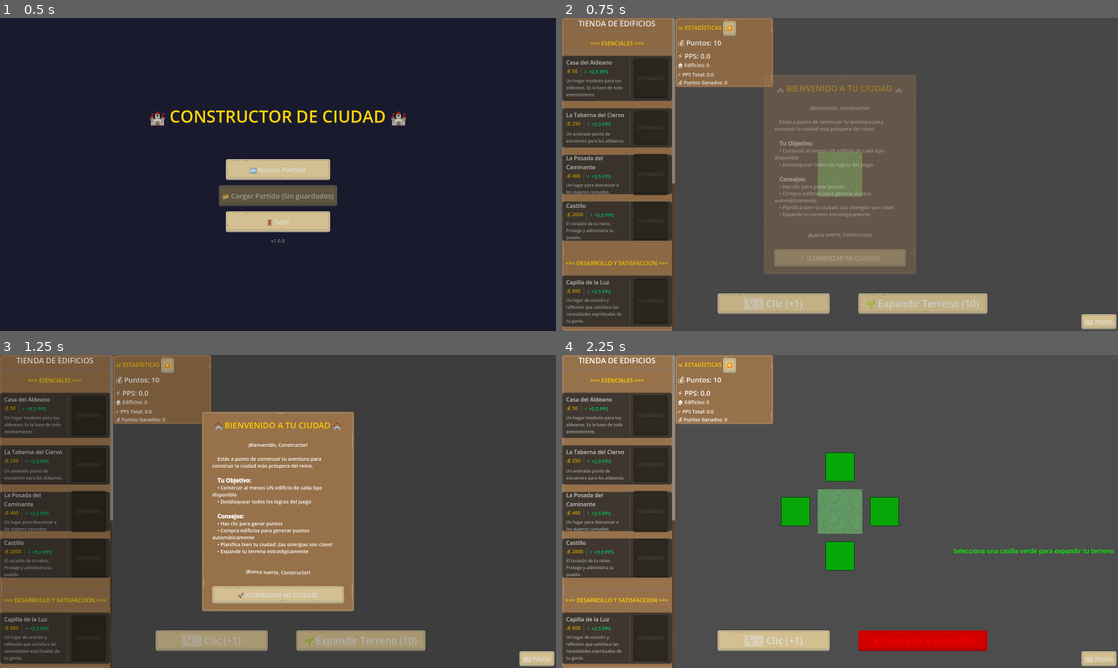
Above: before the commit, frames 1-4 (two rows, left to right).
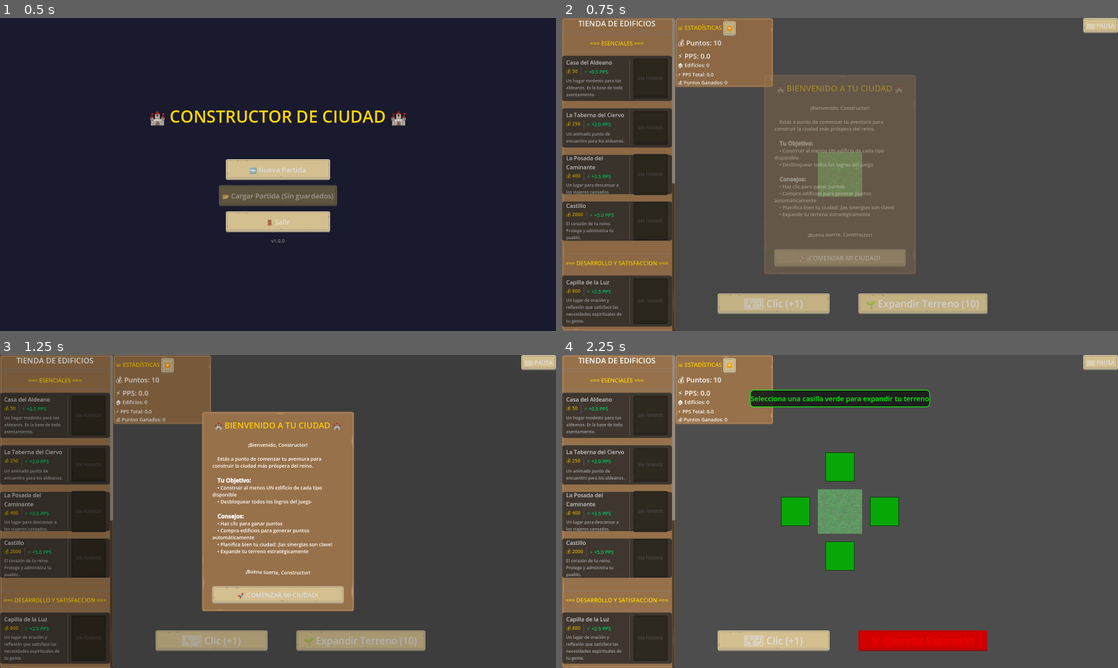
Above: after the commit, the same moments.

Repository: Catrin101/Clicker_builder
Game: Godot game, scene res://escenas/menu.tscn
The game is run twice, just before and just after one commit, with the same random seed, the same clock (stepped at 60 frames per second) and the same inputs.
Inputs:
- Up to frame 1 (0.5 s): no input
- Up to frame 2 (0.75 s): click "🆕 Nueva Partida" at 0.5 s
- Up to frame 3 (1.25 s): no input
- Up to frame 4 (2.25 s): click "🚀 ¡COMENZAR MI CIUDAD!" at 1.25 s; click "🌱 Expandir Terreno (10)" at 2 s

Frame 1 is identical in both runs. In frame 2, 0.6% of the frame differs, in the area x 93-100%, y 0-100%; in frame 3, 0.6%; in frame 4, 2.6%, in the area x 33-100%, y 0-100%.

Commit message:
Add reusable feedback and instruction popup panels
Introduces FeedbackPanel and InstructionPopup scenes and scripts for displaying temporary feedback and instructional messages with fade-out animations. Refactors Main.gd and StoreUI.gd to use these new panels, improving UI consistency and maintainability. Updates main.tscn for better button positioning.

Diff:
--- /dev/null
+++ b/escenas/InstructionPopup.tscn
@@ -0,0 +1,14 @@
+[gd_scene load_steps=2 format=3 uid="uid://dsxtkragaumpx"]
+
+[ext_resource type="Script" uid="uid://jxq5xuj257wm" path="res://scripts/InstructionPopup.gd" id="1_t4cw3"]
+
+[node name="InstructionPopup" type="PanelContainer"]
+offset_right = 40.0
+offset_bottom = 40.0
+script = ExtResource("1_t4cw3")
+
+[node name="MarginContainer" type="MarginContainer" parent="."]
+layout_mode = 2
+
+[node name="MessageLabel" type="Label" parent="MarginContainer"]
+layout_mode = 2
--- /dev/null
+++ b/escenas/feedback_panel.tscn
@@ -0,0 +1,51 @@
+[gd_scene load_steps=3 format=3 uid="uid://cnrpu5vc330vt"]
+
+[ext_resource type="Script" uid="uid://bwdnp37awls50" path="res://scripts/FeedbackPanel.gd" id="1_k157n"]
+
+[sub_resource type="StyleBoxFlat" id="StyleBoxFlat_vm1bs"]
+bg_color = Color(0.2, 0.8, 0.2, 0.15)
+border_width_left = 3
+border_width_top = 3
+border_width_right = 3
+border_width_bottom = 3
+border_color = Color(0.2, 0.8, 0.2, 1)
+corner_radius_top_left = 8
+corner_radius_top_right = 8
+corner_radius_bottom_right = 8
+corner_radius_bottom_left = 8
+
+[node name="FeedbackPanel" type="Panel"]
+custom_minimum_size = Vector2(0, 70)
+anchors_preset = 15
+anchor_right = 1.0
+anchor_bottom = 1.0
+offset_right = -1122.0
+offset_bottom = -830.0
+grow_horizontal = 2
+grow_vertical = 2
+size_flags_horizontal = 3
+theme_override_styles/panel = SubResource("StyleBoxFlat_vm1bs")
+script = ExtResource("1_k157n")
+
+[node name="MarginContainer" type="MarginContainer" parent="."]
+layout_mode = 1
+anchors_preset = 15
+anchor_right = 1.0
+anchor_bottom = 1.0
+grow_horizontal = 2
+grow_vertical = 2
+theme_override_constants/margin_left = 15
+theme_override_constants/margin_top = 10
+theme_override_constants/margin_right = 15
+theme_override_constants/margin_bottom = 10
+
+[node name="MessageLabel" type="Label" parent="MarginContainer"]
+custom_minimum_size = Vector2(0, 70)
+layout_mode = 2
+size_flags_vertical = 1
+theme_override_colors/font_color = Color(0.2, 0.8, 0.2, 1)
+theme_override_font_sizes/font_size = 14
+text = "Mensaje de feedback"
+horizontal_alignment = 1
+vertical_alignment = 1
+autowrap_mode = 3
--- a/escenas/main.tscn
+++ b/escenas/main.tscn
@@ -59,14 +59,15 @@
 metadata/_edit_group_ = true
 
 [node name="CancelPlacementButton" type="Button" parent="UI"]
-visible = false
-anchors_preset = 5
-anchor_left = 0.5
-anchor_right = 0.5
-offset_left = 140.0
-offset_right = 328.0
-offset_bottom = 59.0
-grow_horizontal = 2
+anchors_preset = 3
+anchor_left = 1.0
+anchor_top = 1.0
+anchor_right = 1.0
+anchor_bottom = 1.0
+offset_left = -188.0
+offset_top = -59.0
+grow_horizontal = 0
+grow_vertical = 0
 theme_override_font_sizes/font_size = 28
 text = "Cancelar"
 metadata/_edit_group_ = true
@@ -571,17 +572,12 @@
 [node name="PauseMenu" parent="UI" instance=ExtResource("14_a5wrc")]
 
 [node name="PauseButton" type="Button" parent="UI"]
-anchors_preset = 3
+anchors_preset = 1
 anchor_left = 1.0
-anchor_top = 1.0
-anchor_right = 1.0
-anchor_bottom = 1.0
-offset_left = -103.0
-offset_top = -48.0
-offset_right = -5.0
-offset_bottom = -5.0
+anchor_right = 1.0
+offset_left = -98.0
+offset_bottom = 43.0
 grow_horizontal = 0
-grow_vertical = 0
 theme_override_font_sizes/font_size = 16
 text = "⏸️ PAUSA"
 
--- /dev/null
+++ b/scripts/FeedbackPanel.gd
@@ -0,0 +1,30 @@
+# FeedbackPanel.gd
+extends Panel
+
+@onready var message_label: Label = $MarginContainer/MessageLabel
+
+var tween: Tween
+
+func setup(message: String, color: Color, duration: float = 2.5):
+	"""Configura el panel de feedback con mensaje, color y duración"""
+
+	# Configurar texto
+	message_label.text = message
+	message_label.add_theme_color_override("font_color", color)
+	# Iniciar animación de desvanecimiento
+	start_fade_out(duration)
+
+func start_fade_out(duration: float):
+	"""Inicia la animación de desvanecimiento"""
+	if tween:
+		tween.kill()
+
+	tween = create_tween()
+	tween.tween_interval(duration)
+	tween.tween_property(self, "modulate:a", 0.0, 1.0)
+	tween.tween_callback(queue_free)
+
+func _exit_tree():
+	"""Limpiar tween al salir del árbol"""
+	if tween:
+		tween.kill()
--- /dev/null
+++ b/scripts/InstructionPopup.gd
@@ -0,0 +1,37 @@
+extends PanelContainer
+
+@onready var message_label: Label = $MarginContainer/MessageLabel
+var tween: Tween
+
+func setup(message: String, color: Color, duration: float = 3.0):
+	message_label.text = message
+	message_label.add_theme_color_override("font_color", color)
+
+	# Estilo del panel
+	var style_box = StyleBoxFlat.new()
+	style_box.bg_color = Color(0.1, 0.1, 0.1, 0.9)
+	style_box.border_color = color
+	style_box.border_width_left = 2
+	style_box.border_width_right = 2
+	style_box.border_width_top = 2
+	style_box.border_width_bottom = 2
+	style_box.corner_radius_top_left = 10
+	style_box.corner_radius_top_right = 10
+	style_box.corner_radius_bottom_left = 10
+	style_box.corner_radius_bottom_right = 10
+	add_theme_stylebox_override("panel", style_box)
+
+	start_fade_out(duration)
+
+func start_fade_out(duration: float):
+	if tween:
+		tween.kill()
+
+	tween = create_tween()
+	tween.tween_interval(duration)
+	tween.tween_property(self, "modulate:a", 0.0, 1.0)
+	tween.tween_callback(queue_free)
+
+func _exit_tree():
+	if tween:
+		tween.kill()
--- a/scripts/Main.gd
+++ b/scripts/Main.gd
@@ -13,6 +13,9 @@
 @onready var pause_menu: Control = $UI/PauseMenu
 @onready var pause_button: Button = $UI/PauseButton
 
+# Referencias para InstructionPopup
+@export var instruction_popup_scene: PackedScene = preload("res://escenas/InstructionPopup.tscn")
+@onready var ui_layer: CanvasLayer = $UI
 # Variables para la expansión de terreno
 var expansion_mode: bool = false
 var expansion_indicators: Array[Node2D] = []
@@ -140,22 +143,22 @@
 		hide_expansion_indicators()
 		print("❌ Modo expansión desactivado.")
 
-# CORRECCIÓN: Función create_instruction_popup arreglada
 func create_instruction_popup(message: String, color: Color):
-	var popup_label = Label.new()
-	popup_label.text = message
-	popup_label.add_theme_font_size_override("font_size", 18)
-	popup_label.add_theme_color_override("font_color", color)
-	popup_label.horizontal_alignment = HORIZONTAL_ALIGNMENT_CENTER
-	popup_label.position = Vector2(get_viewport().size.x / 2 - 500, 100)
-	popup_label.size = Vector2(400, 50)
-
-	get_tree().current_scene.add_child(popup_label)
-
-	var tween = create_tween()
-	tween.tween_interval(3.0)  # Reemplaza el await con tween_interval
-	tween.tween_property(popup_label, "modulate:a", 0.0, 1.0)
-	tween.tween_callback(popup_label.queue_free)
+	var popup = instruction_popup_scene.instantiate()
+
+	# Configurar posición centrada
+	popup.anchor_left = 0.5
+	popup.anchor_right = 0.5
+	popup.anchor_top = 0.0
+	popup.anchor_bottom = 0.0
+	popup.offset_left = -200
+	popup.offset_right = 200
+	popup.offset_top = 100
+	popup.offset_bottom = 150
+	popup.grow_horizontal = Control.GROW_DIRECTION_BOTH
+
+	ui_layer.add_child(popup)
+	popup.setup(message, color, 3.0)
 
 func show_expansion_indicators():
 	hide_expansion_indicators()  # Limpiar indicadores anteriores
--- a/scripts/StoreUI.gd
+++ b/scripts/StoreUI.gd
@@ -6,6 +6,8 @@
 
 # Precargar la escena del elemento de tienda
 @export var building_item_scene: PackedScene = preload("res://escenas/BuildingStoreItem.tscn")
+
+@export var feedback_panel_scene: PackedScene = preload("res://escenas/Feedback_Panel.tscn")
 
 # Lista de edificios disponibles para comprar - EXPANDIDA
 var available_buildings = [
@@ -294,48 +296,15 @@
 	if active_feedback_panel and is_instance_valid(active_feedback_panel):
 		active_feedback_panel.queue_free()
 
-	# Crear un panel de retroalimentación temporal con mejor diseño
-	var feedback_panel = Panel.new()
-	feedback_panel.size_flags_horizontal = Control.SIZE_EXPAND_FILL
-	feedback_panel.custom_minimum_size.y = 70  # Aumentar altura
-
-	# Estilo del panel mejorado
-	var style_box = StyleBoxFlat.new()
-	style_box.bg_color = Color(color.r, color.g, color.b, 0.15)
-	style_box.border_color = color
-	style_box.border_width_left = 3
-	style_box.border_width_right = 3
-	style_box.border_width_top = 3
-	style_box.border_width_bottom = 3
-	style_box.corner_radius_top_left = 8
-	style_box.corner_radius_top_right = 8
-	style_box.corner_radius_bottom_left = 8
-	style_box.corner_radius_bottom_right = 8
-	feedback_panel.add_theme_stylebox_override("panel", style_box)
-
-	# Contenedor con márgenes
-	var margin_container = MarginContainer.new()
-	margin_container.anchors_preset = Control.PRESET_FULL_RECT
-	margin_container.add_theme_constant_override("margin_left", 15)
-	margin_container.add_theme_constant_override("margin_right", 15)
-	margin_container.add_theme_constant_override("margin_top", 10)
-	margin_container.add_theme_constant_override("margin_bottom", 10)
-
-	var feedback_label = Label.new()
-	feedback_label.text = message
-	feedback_label.add_theme_color_override("font_color", color)
-	feedback_label.add_theme_font_size_override("font_size", 14)
-	feedback_label.horizontal_alignment = HORIZONTAL_ALIGNMENT_CENTER
-	feedback_label.vertical_alignment = VERTICAL_ALIGNMENT_CENTER
-	feedback_label.autowrap_mode = TextServer.AUTOWRAP_WORD_SMART
-
-	margin_container.add_child(feedback_label)
-	feedback_panel.add_child(margin_container)
-
-	# Añadir al contenedor principal (VBoxContainer) en lugar de buildings_list
-	# para que esté dentro del panel visible
+	# Instanciar el panel de feedback desde la escena
+	var feedback_panel = feedback_panel_scene.instantiate()
+
+	# Añadir al contenedor principal
 	add_child(feedback_panel)
 	move_child(feedback_panel, 2)  # Posición después del título y separador
+
+	# Configurar el panel
+	feedback_panel.setup(message, color, 2.5)
 
 	# Guardar referencia al panel activo
 	active_feedback_panel = feedback_panel
Not shown, added: scripts/FeedbackPanel.gd.uid
Not shown, added: scripts/InstructionPopup.gd.uid
